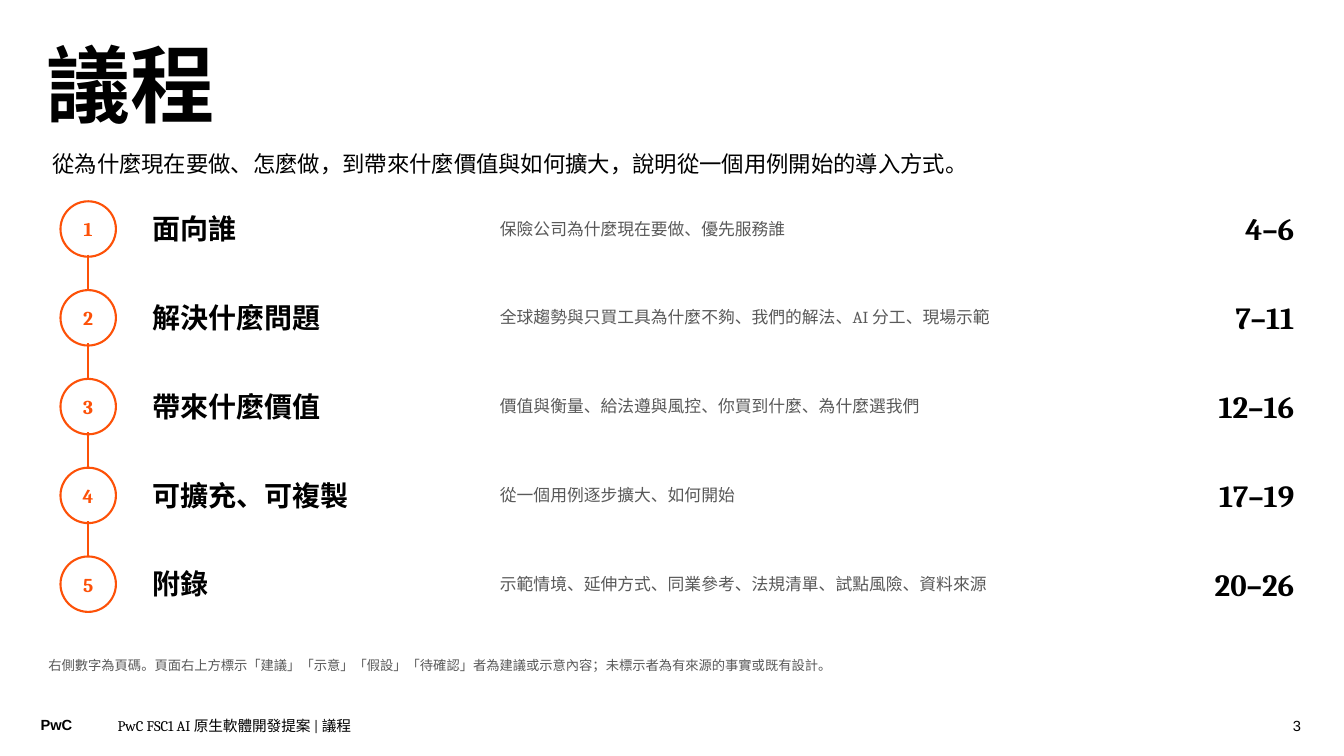
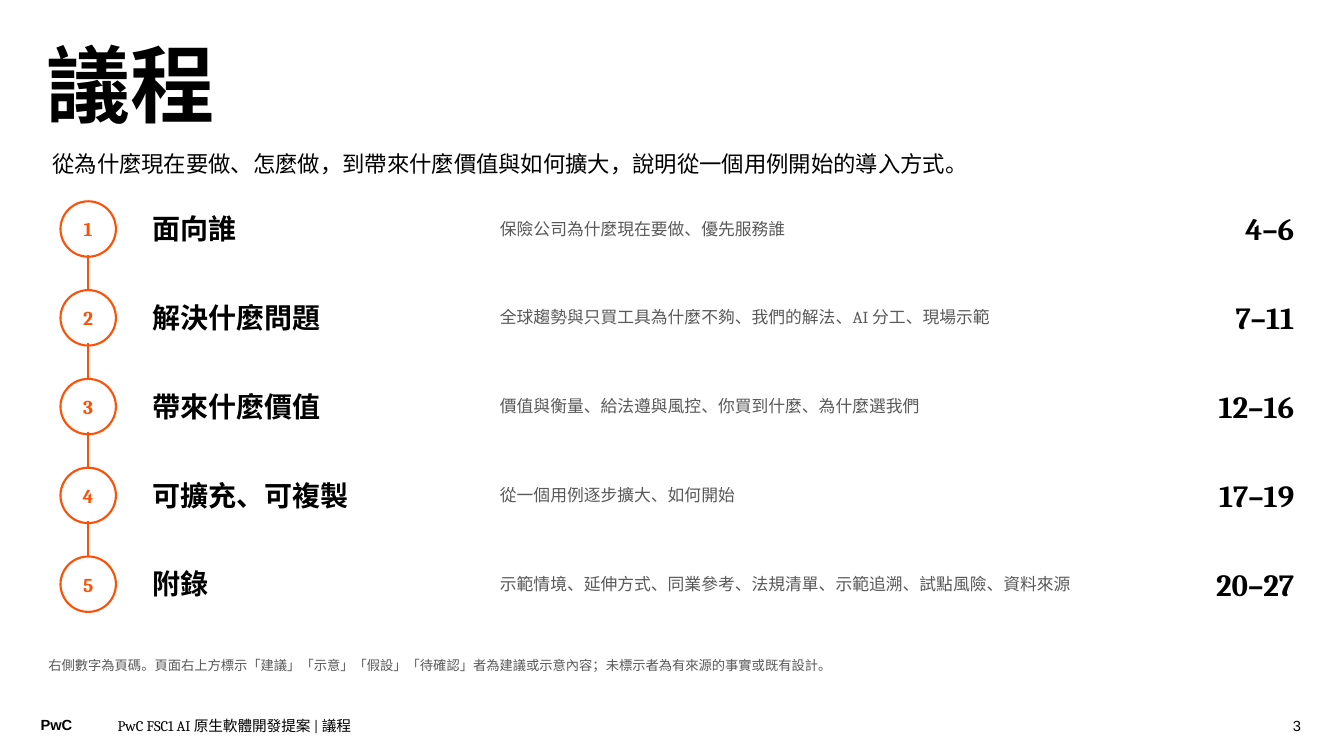
Before and after one commit to Robshao/PwC_FSC1, a slide deck: slide 3 of research/ai-native-sdlc/AI原生軟體開發_合夥人提案簡報_客戶版.pptx. Drawn at 1344x756 pixels with LibreOffice and Linux fonts; fonts in the diff are those of the drawing. Boxes give left, top, right and bottom in pixels: in the first picture for what was removed or moved away, otherwise in the second. Text is boxed around its words. In the diff, an @@ line names an element or a change of style, - is before the commit and + after.

```diff
--- a/research/ai-native-sdlc/AI原生軟體開發_合夥人提案簡報_客戶版.pptx
+++ b/research/ai-native-sdlc/AI原生軟體開發_合夥人提案簡報_客戶版.pptx
@@ text at (500,576,1071,592): text changed @@
-示範情境、延伸方式、同業參考、法規清單、試點風險、資料來源
+示範情境、延伸方式、同業參考、法規清單、示範追溯、試點風險、資料來源
@@ text at (1216,575,1294,597): text changed @@
-20–26
+20–27
```
Also in this commit, not shown: 6 other slides changed, 2 slides added, 1 slide removed, 6 other files.
